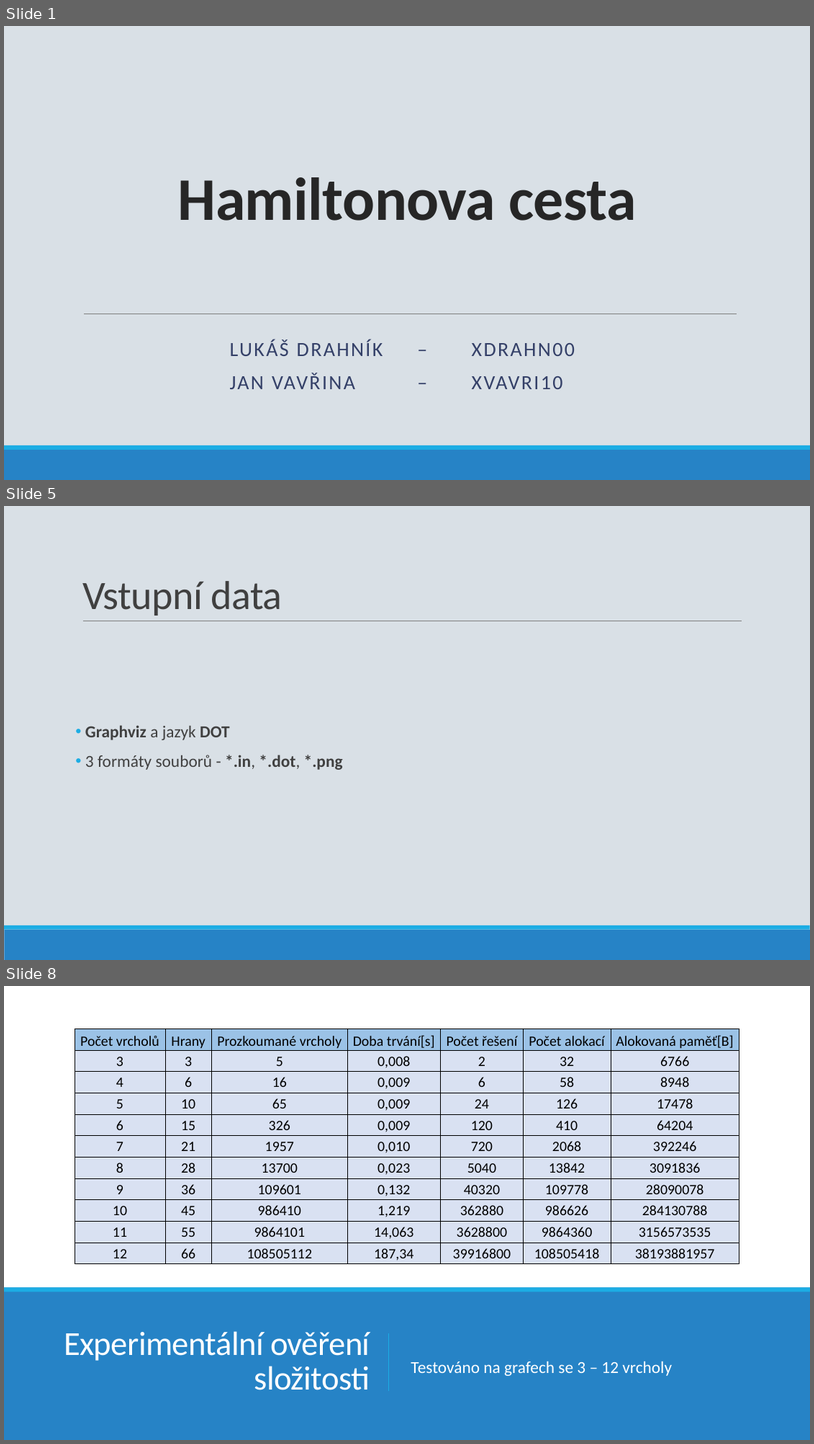
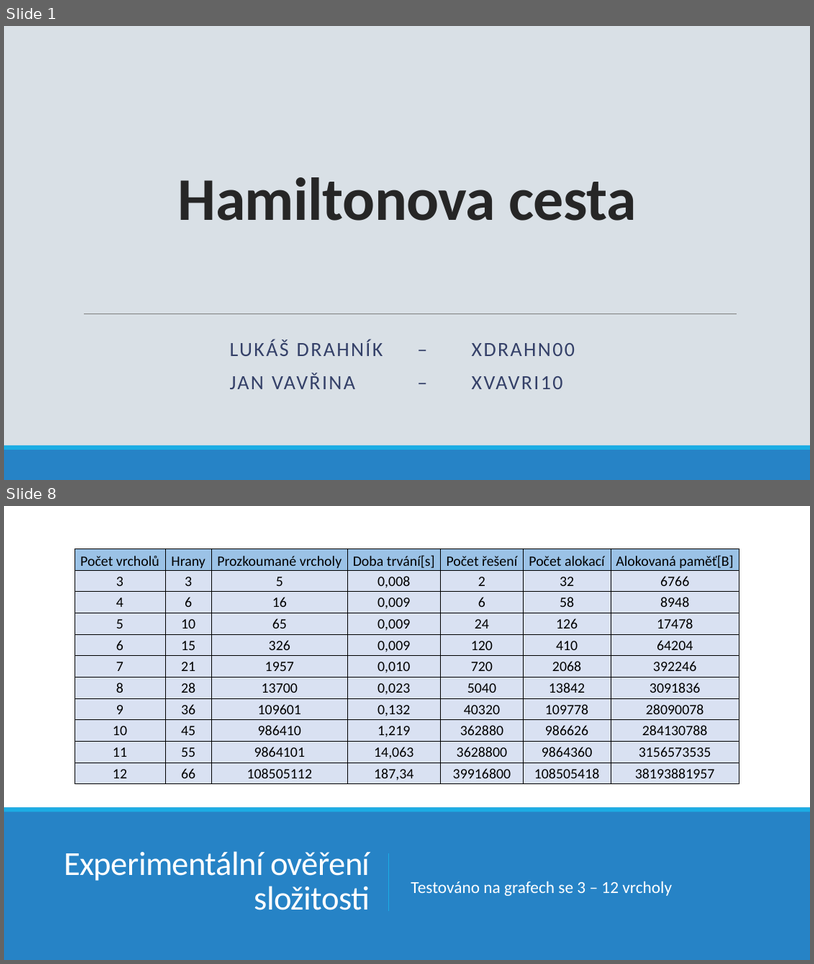
Before and after one commit to ldrahnik/ial_project_2019_2020, a slide deck: defense/presentation.pptx. Shown one above the other, each under a label of ours: slides 1, 5 and 8 before the commit, slides 1 and 8 after it; the slides between them are not shown. The pictures are 814x1444 and 814x964 pixels, drawn with LibreOffice and Linux fonts; fonts in the diff are those of the drawing. Boxes give left, top, right and bottom in pixels: in the first picture for what was removed or moved away, otherwise in the second. Text is boxed around its words. In the diff, an @@ line names an element or a change of style, - is before the commit and + after.

```diff
--- a/defense/presentation.pptx
+++ b/defense/presentation.pptx
@@ slide 5 removed at box(4, 506, 810, 960), background #D9E0E6; not listed: 2 template elements that a slide beside it also shows @@
@@ title removed at box(82, 581, 283, 615) @@
-Vstupní data
@@ line removed from (83, 621) to (743, 621) @@
@@ text removed at box(85, 725, 343, 770) @@
-• Graphviz a jazyk DOT
-• 3 formáty souborů - *.in, *.dot, *.png
```
Also in this commit, not shown: 7 slides changed, 1 slide added.
